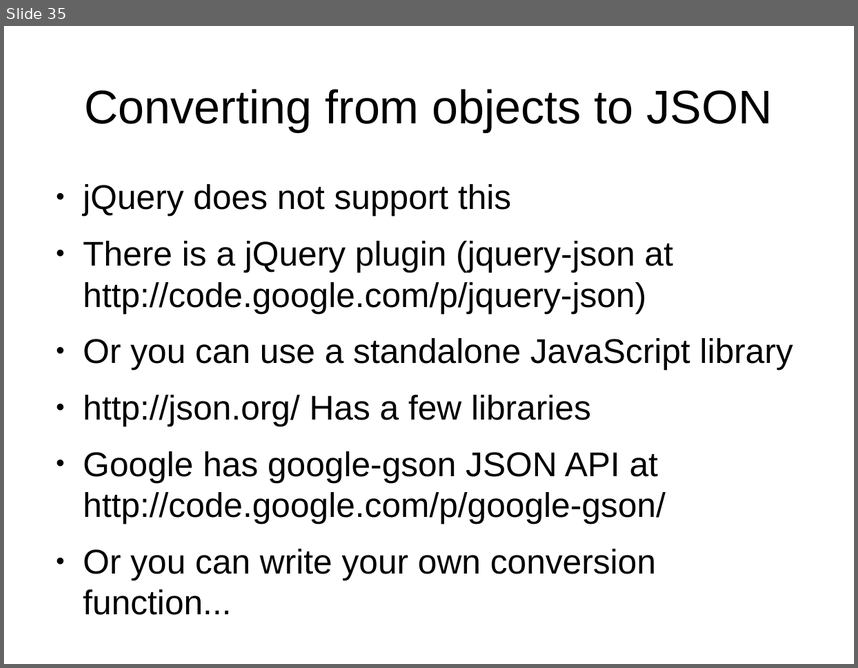
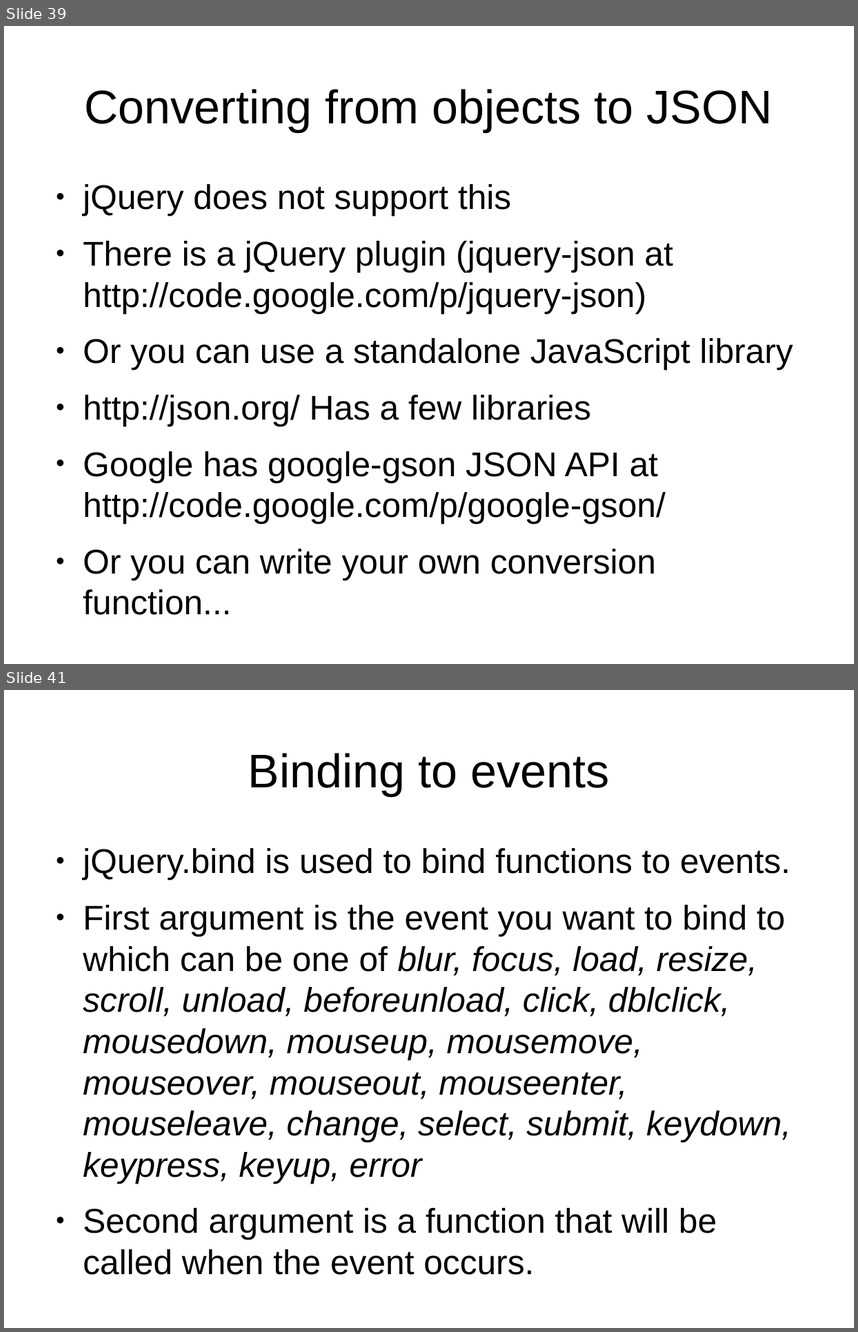
Before and after one commit to veltzer/demos, a slide deck: javascript/jquery/doc/jquery.odp. Shown one above the other, each under a label of ours: slide 35 before the commit, slides 39 and 41 after it; the slides between them are not shown. The pictures are 858x668 and 858x1332 pixels, drawn with LibreOffice and Linux fonts; fonts in the diff are those of the drawing. Boxes give left, top, right and bottom in pixels: in the first picture for what was removed or moved away, otherwise in the second. Text is boxed around its words. In the diff, an @@ line names an element or a change of style, - is before the commit and + after.

```diff
--- a/javascript/jquery/doc/jquery.odp
+++ b/javascript/jquery/doc/jquery.odp
@@ slide 41 added at [4,690,854,1328], background #FFFFFF @@
@@ title added at [248,753,609,796], 44 pt, text #000000 @@
+Binding to events
@@ text added at [83,848,791,1274], 32 pt, text #000000, italic @@
+● jQuery.bind is used to bind functions to events.
+● First argument is the event you want to bind to which can be one of blur, focus, load, resize, scroll, unload, beforeunload, click, dblclick, mousedown, mouseup, mousemove, mouseover, mouseout, mouseenter, mouseleave, change, select, submit, keydown, keypress, keyup, error
+● Second argument is a function that will be called when the event occurs.
@@ what was slide 35 is now slide 39 @@
```
Also in this commit, not shown: 5 slides changed, 12 other slides added, 5 slides removed, 22 other files.
